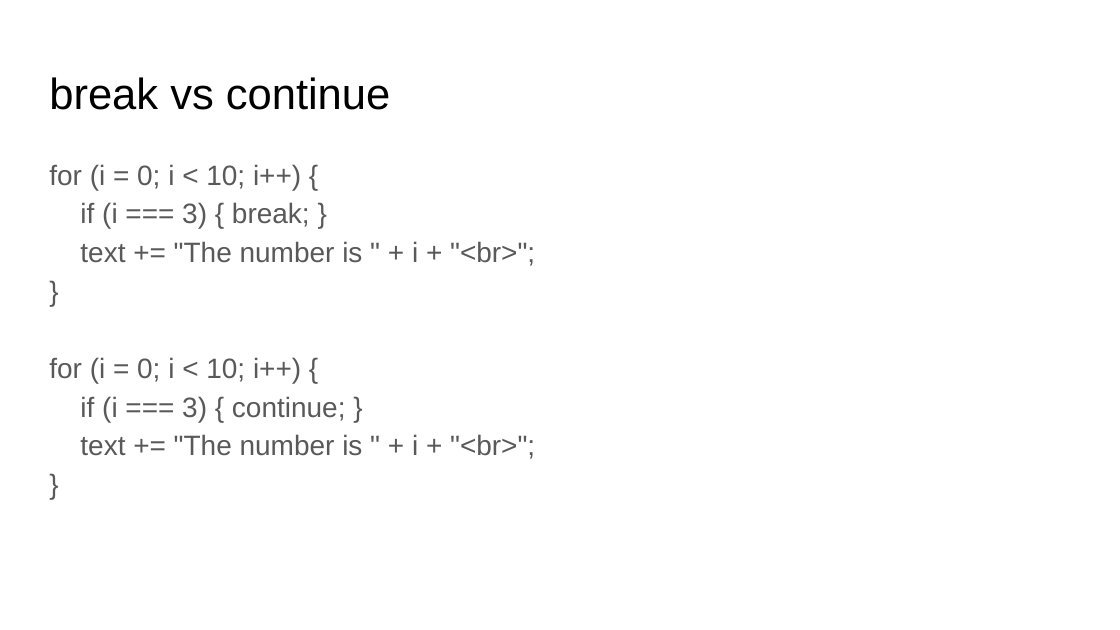
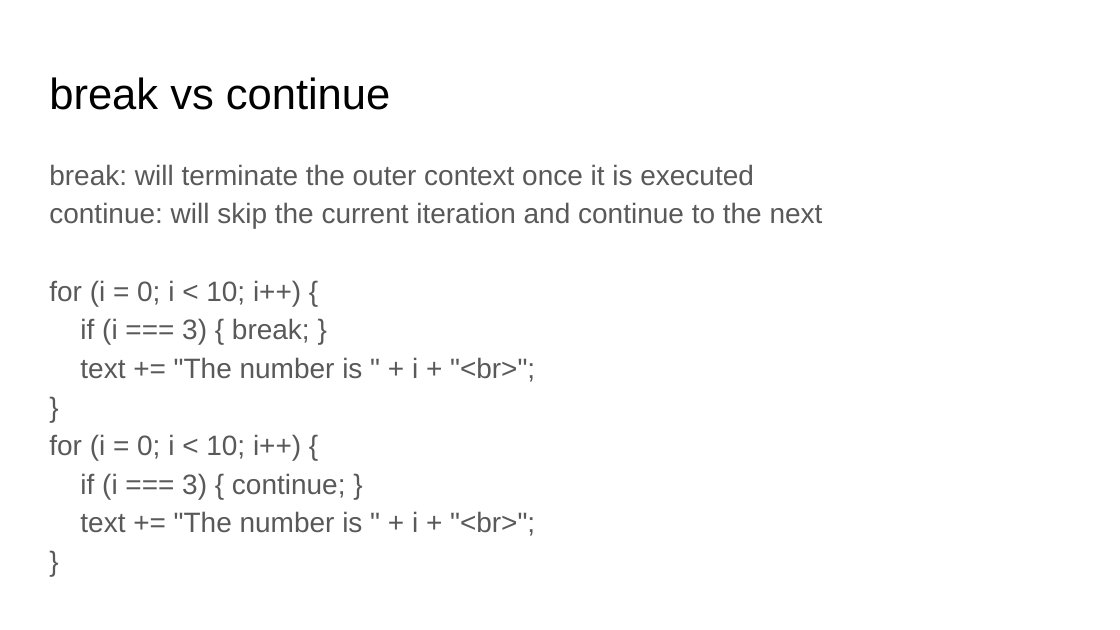
Before and after one commit to ng-peter/EQ_Javascript_L1, a slide deck: slide 11 of Javascript - WK05.pptx (slide 10 before the commit). Drawn at 1120x630 pixels with LibreOffice and Linux fonts; fonts in the diff are those of the drawing. Boxes give left, top, right and bottom in pixels: in the first picture for what was removed or moved away, otherwise in the second. Text is boxed around its words. In the diff, an @@ line names an element or a change of style, - is before the commit and + after.

```diff
--- a/Javascript - WK05.pptx
+++ b/Javascript - WK05.pptx
@@ text at (x1=49, y1=164, x2=823, y2=536): text changed @@
-for (i = 0; i < 10; i++) {
-if (i === 3) { break; }
-text += "The number is " + i + "<br>";
-}
-for (i = 0; i < 10; i++) {
-if (i === 3) { continue; }
-text += "The number is " + i + "<br>";
-}
+break: will terminate the outer context once it is executed
+continue: will skip the current iteration and continue to the next
+for (i = 0; i < 10; i++) {
+if (i === 3) { break; }
+text += "The number is " + i + "<br>";
+}
+for (i = 0; i < 10; i++) {
+if (i === 3) { continue; }
+text += "The number is " + i + "<br>";
+}
```
Also in this commit, not shown: 4 other slides changed, 1 slide added.
